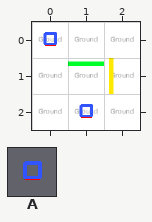
Tiled map, stored at Assets/Worlds/Demo/Data/Intro.tmx. This is how it looked before the edit.
Cells are 50x50 px. Shown: x 0..2, y 0..2.
Key: from "Deco": A 6 "object".
Objects are placed by their top-left corner, in cells (3,4 is the top-left corner of cell 3,4); size is 1x1 cell unless given.
Layers that did not change in this view are not listed.
Objects on layer "Floor 0/Objects" before:
A "TileCube" at 0,0
A "/Base/FeetIndicatorSimpl" at 1,2
Now the later version:
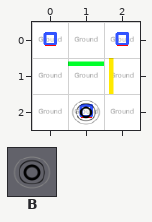
Further tiles: from "Master": B 30 "/Base/Trigger".
The edit:
{"where": "layer \"Floor 0/Objects\""}
{"now": "A \"TileCube\" at 2,0"}
{"where": "layer \"Floor 0/Trigger\" (added)"}
{"now": "B \"/Base/Trigger\" at 1,2"}
{"label":"added","picture_box":[115,32,129,46]}
{"label":"added","picture_box":[71,100,101,125]}
